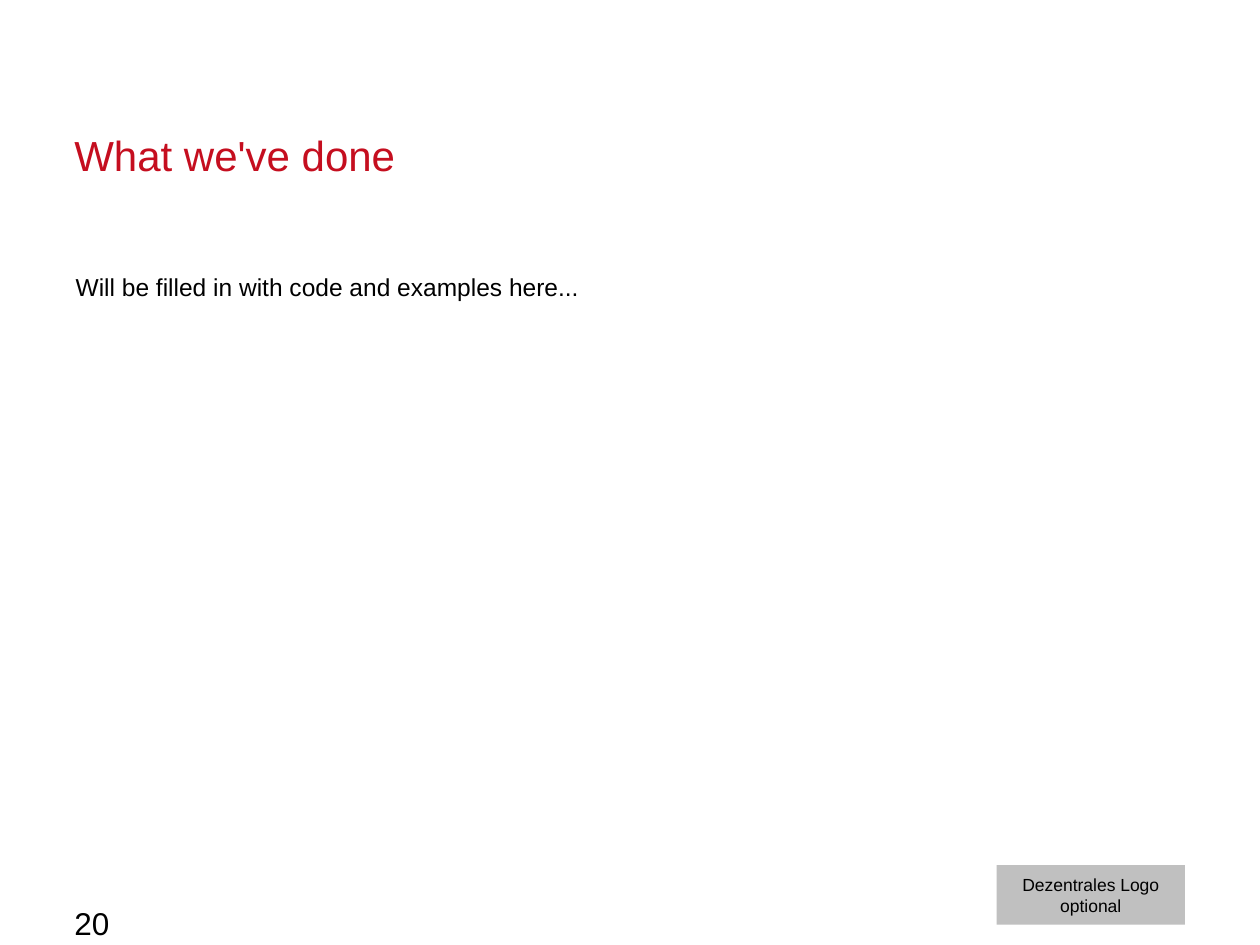
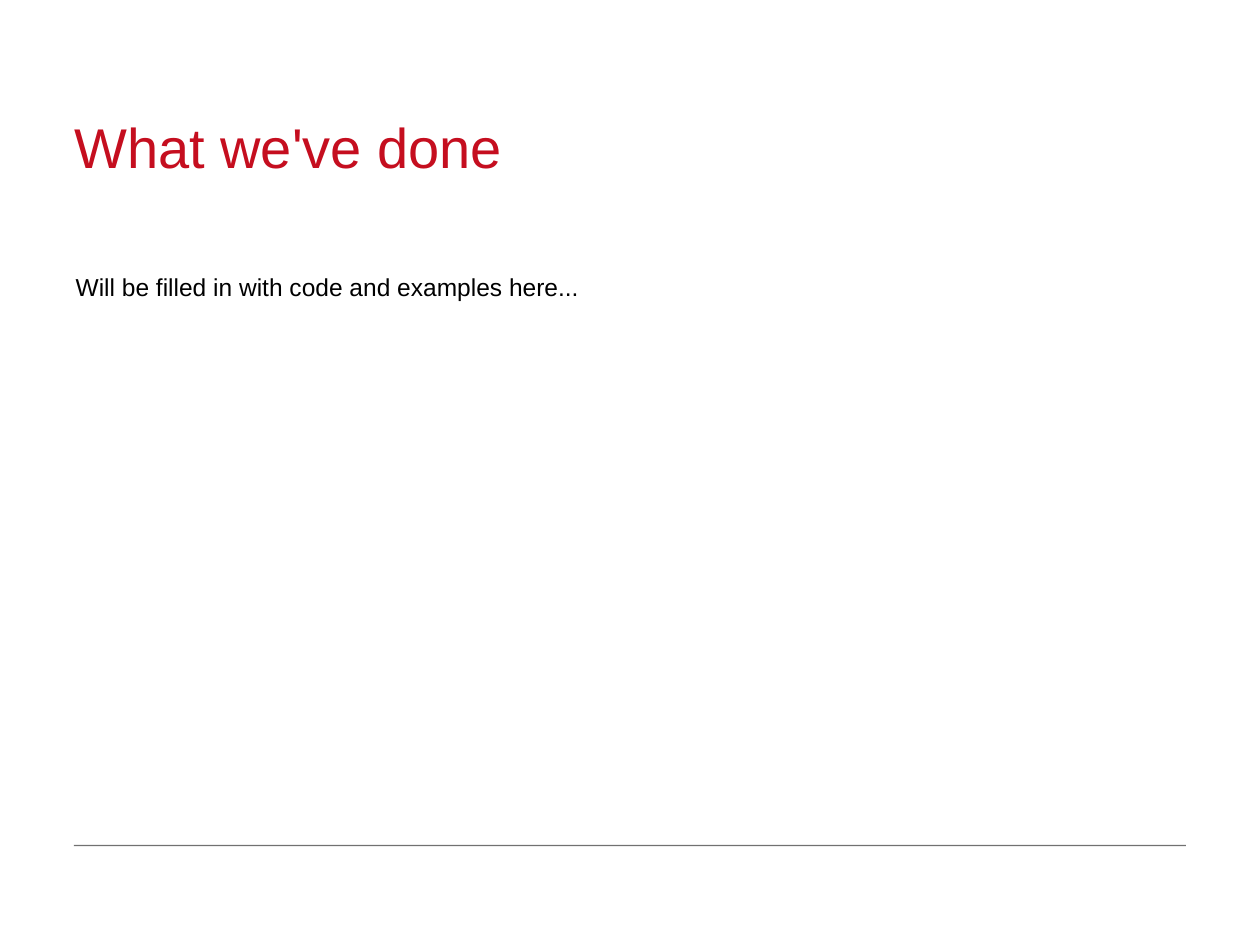
Before and after one commit to moritzschaefer/SensorSequence, a slide deck: slide 20 of docs/MeilensteinNrOne.odp. Drawn at 1260x945 pixels with LibreOffice and Linux fonts; fonts in the diff are those of the drawing; background and template pictures are left out. Boxes give left, top, right and bottom in pixels: in the first picture for what was removed or moved away, otherwise in the second. Text is boxed around its words. In the diff, an @@ line names an element or a change of style, - is before the commit and + after.

```diff
--- a/docs/MeilensteinNrOne.odp
+++ b/docs/MeilensteinNrOne.odp
@@ title "What we've done" at [74, 127, 502, 169]: size 24 to 32 pt @@
@@ line added from (74, 845) to (1186, 845), #717171 0.74 pt @@
@@ rectangle removed at [997, 866, 1184, 925] @@
-Dezentrales Logo
-optional
@@ page number removed at [74, 913, 109, 936] @@
-20
```
Also in this commit, not shown: 22 other slides changed, 2 other files.
